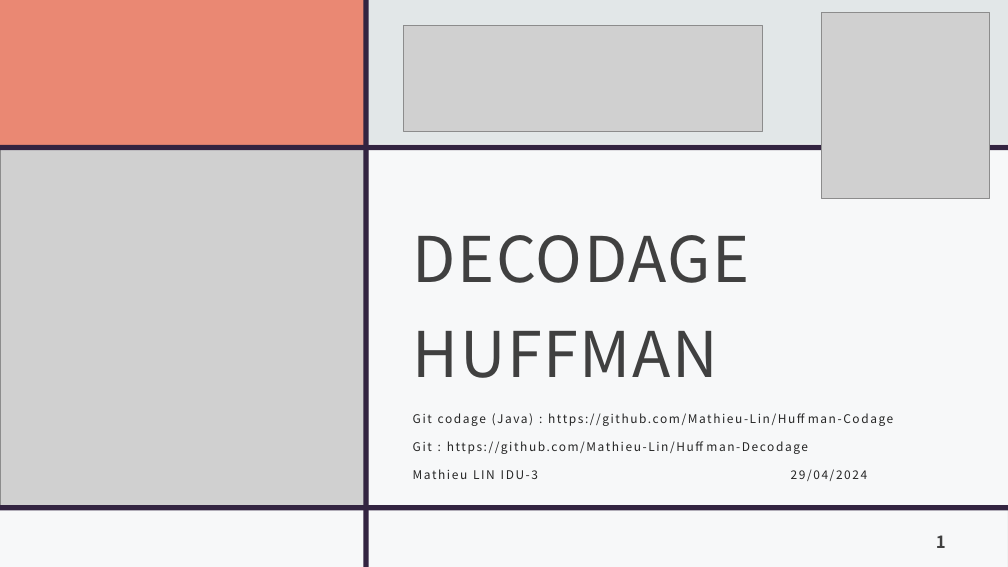
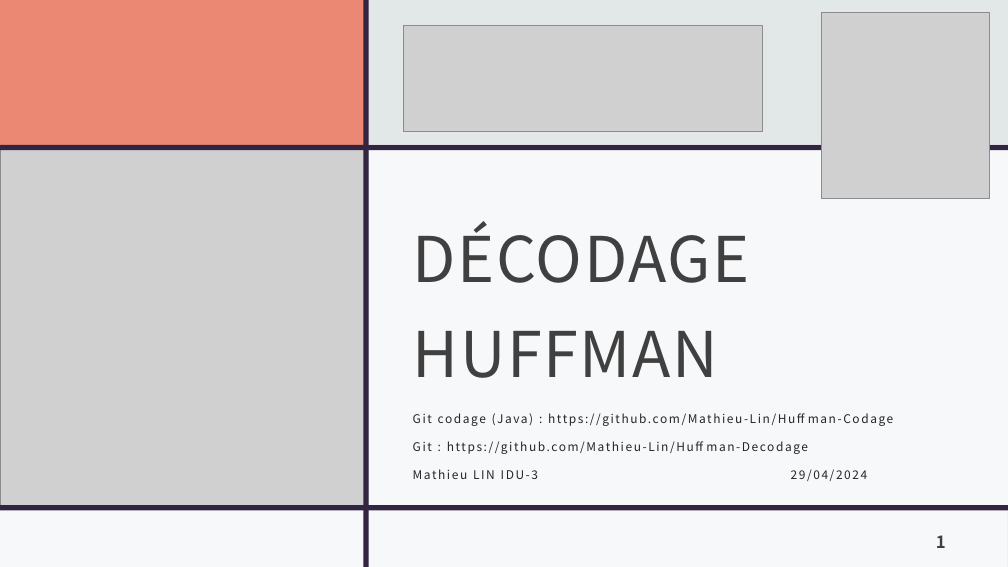
Before and after one commit to Mathieu-Lin/Huffman-Decodage, a slide deck: slide 1 of PresentationHuffmanDecodage-lin.pptx. Drawn at 1008x567 pixels with LibreOffice and Linux fonts; fonts in the diff are those of the drawing; grey boxes stand for pictures. Boxes give left, top, right and bottom in pixels: in the first picture for what was removed or moved away, otherwise in the second. Text is boxed around its words. In the diff, an @@ line names an element or a change of style, - is before the commit and + after.

```diff
--- a/PresentationHuffmanDecodage-lin.pptx
+++ b/PresentationHuffmanDecodage-lin.pptx
@@ title at (413,221,750,378): text changed @@
-DECODAGE HUFFMAN
+DÉCODAGE HUFFMAN
```
Also in this commit, not shown: 17 other slides changed, 5 other files.
